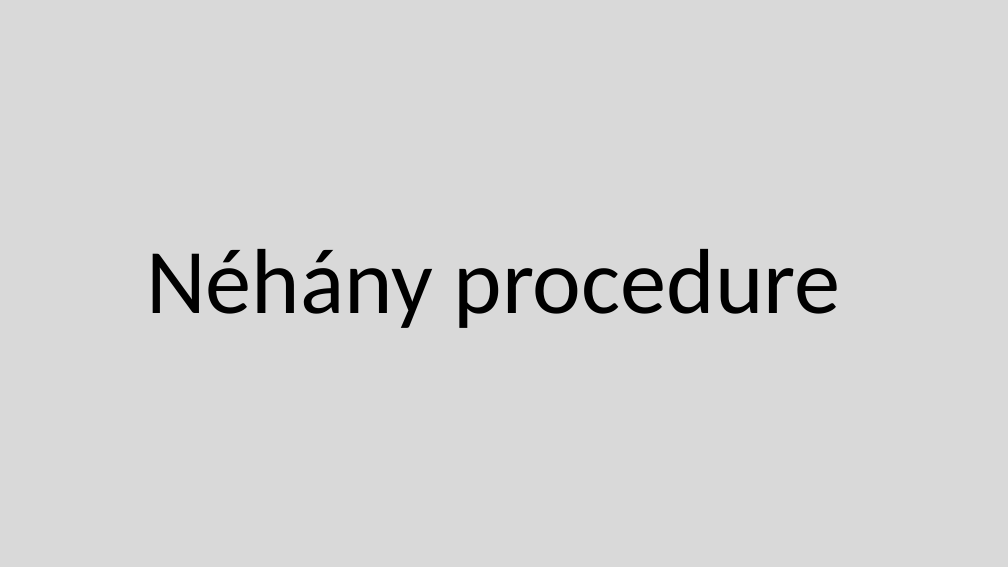
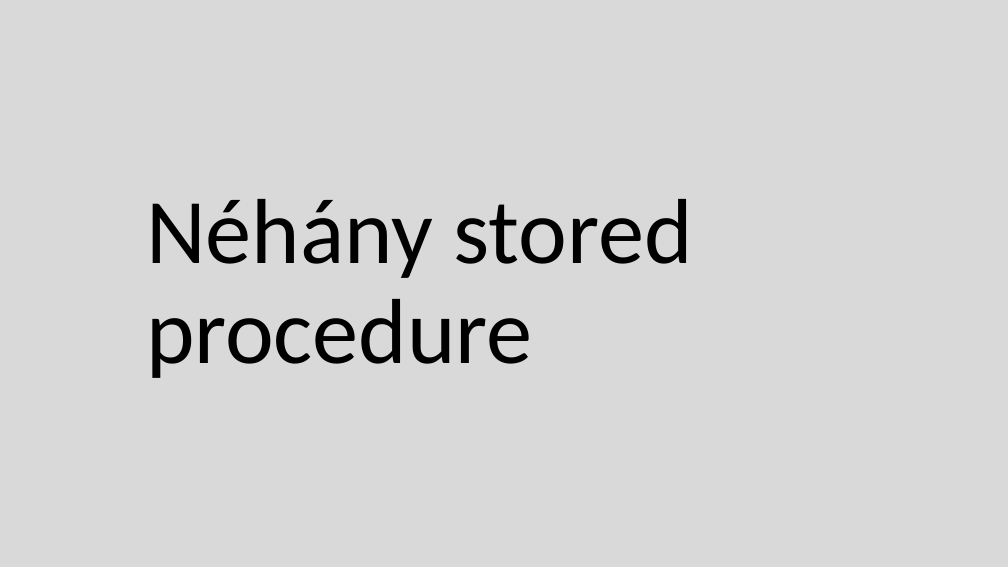
Before and after one commit to PlesovszkiIstvan/TMTK_enjoyer_vizsgaremek, a slide deck: slide 17 of Dokumentáciok/ISABIKE.pptx (slide 15 before the commit). Drawn at 1008x567 pixels with LibreOffice and Linux fonts; fonts in the diff are those of the drawing. Boxes give left, top, right and bottom in pixels: in the first picture for what was removed or moved away, otherwise in the second. Text is boxed around its words. In the diff, an @@ line names an element or a change of style, - is before the commit and + after.

```diff
--- a/Dokumentáciok/ISABIKE.pptx
+++ b/Dokumentáciok/ISABIKE.pptx
@@ title at (146, 199, 693, 378): text changed @@
-Néhány procedure
+Néhány stored procedure
```
Also in this commit, not shown: 1 other slide changed, 3 slides added, 2 slides removed.
